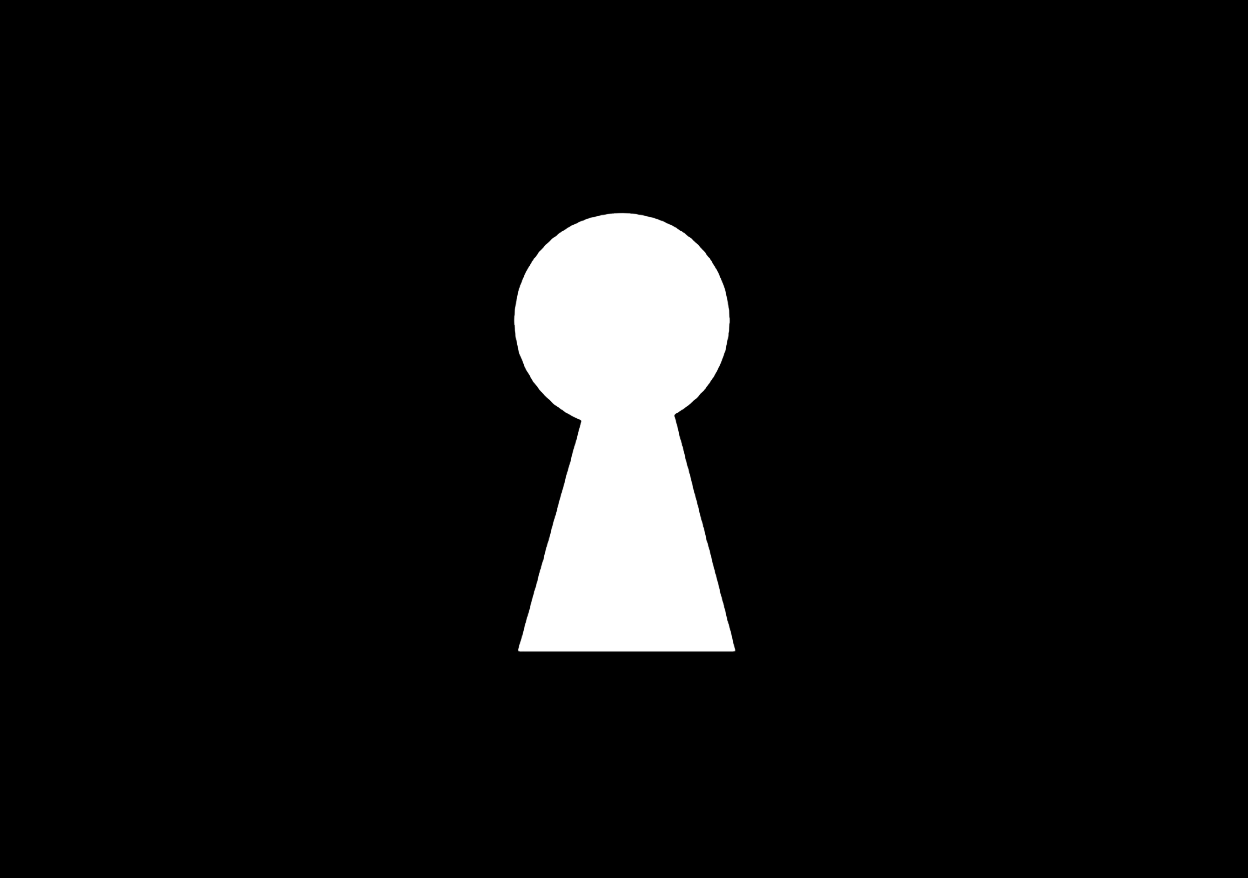
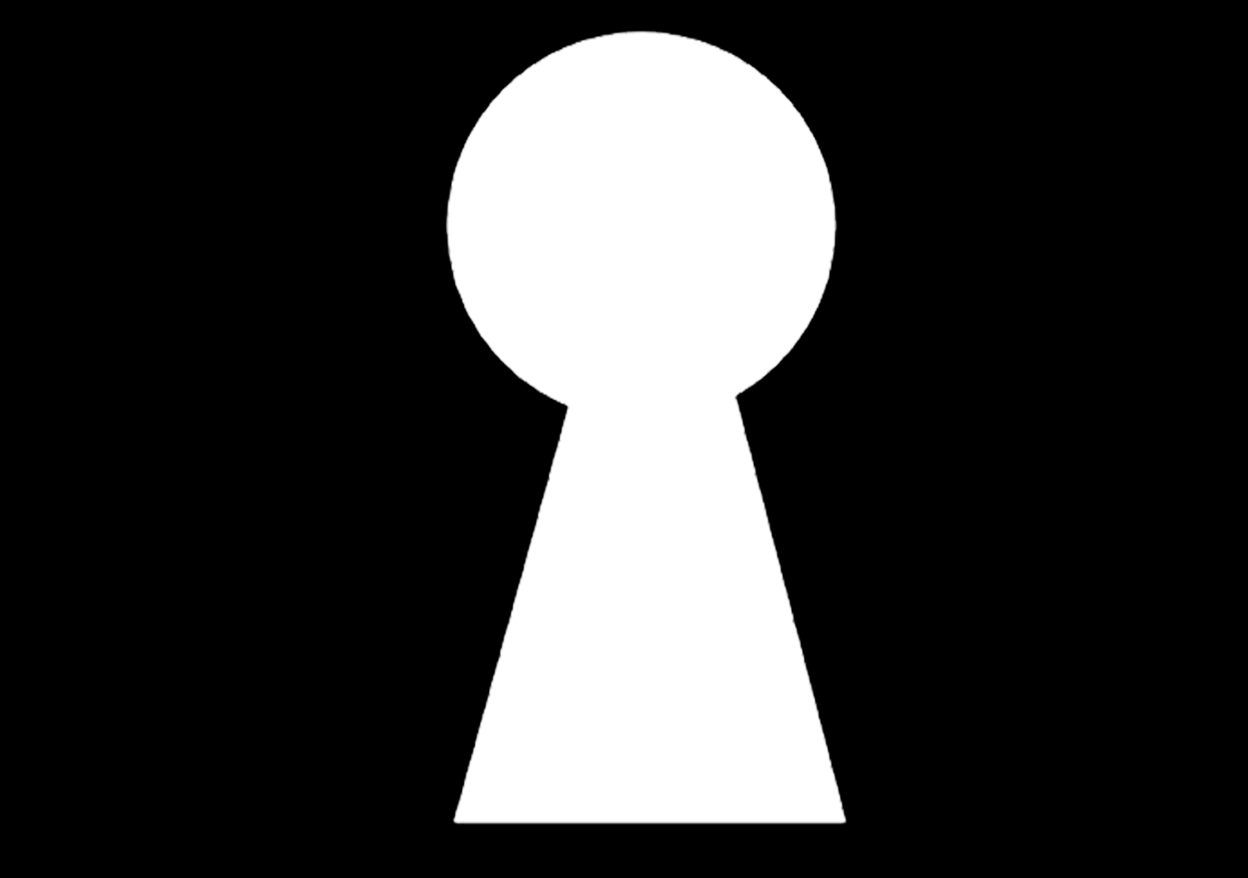
Two versions of the same layered image (1248x878). Layer-by-layer changes:
painted on "keyhole-shape-in-a-black-square_318-52988" over [445, 30, 847, 825]
